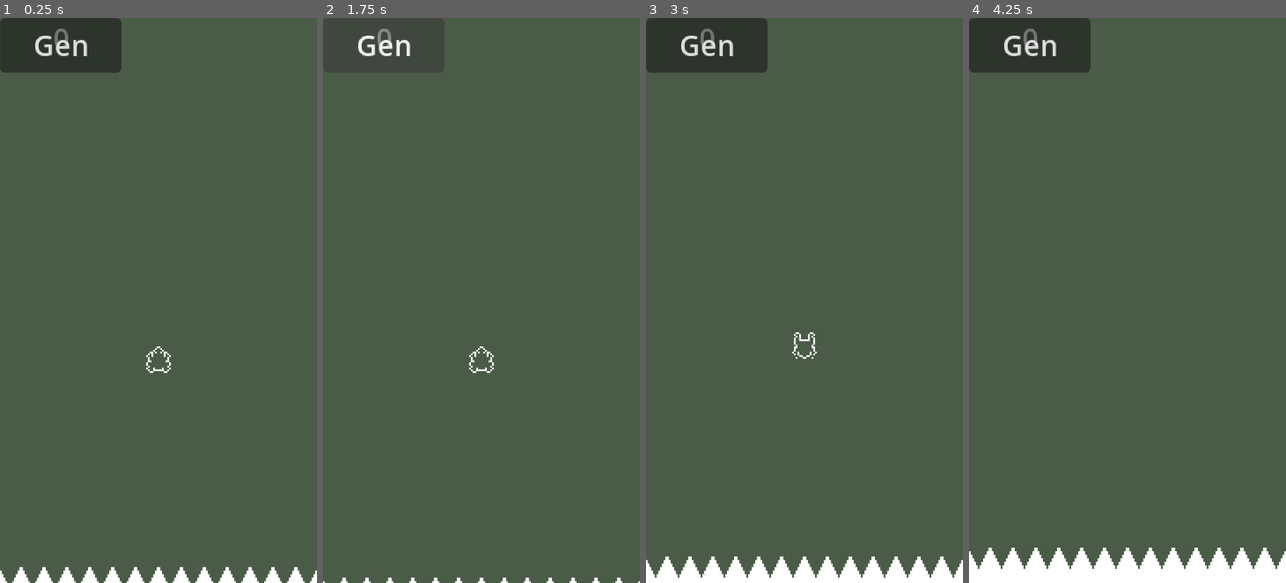
Above: before the commit, frames 1-4 (left to right).
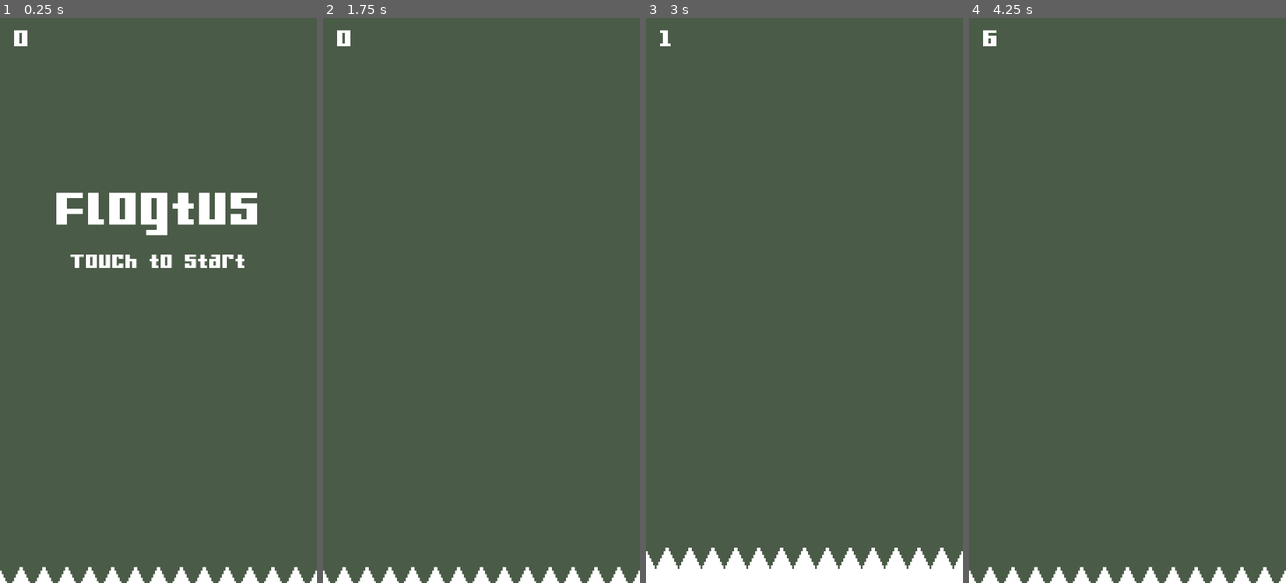
Above: after the commit, the same moments.

Repository: DGIST2023choidoyun/flogtus
Game: Godot game, scene res://Scenes/main.tscn
The game is run twice, just before and just after one commit, with the same random seed, the same clock (stepped at 60 frames per second) and the same inputs.
Inputs (mouse positions are in pixels of both pictures, inside the frame that each line leads up to):
- Up to frame 1 (0.25 s): no input
- Up to frame 2 (1.75 s): click (383, 46) at 0.5 s, where only the run before the commit has a clickable "Gen"; click (383, 46) at 1.25 s, where only the run before the commit has a clickable "Gen"
- Up to frame 3 (3 s): click (706, 46) at 2 s, where only the run before the commit has a clickable "Gen"; move the mouse to (874, 272) at 2.77 s; tap Space (Jump) at 2.85 s; click (874, 272) at 2.92 s
- Up to frame 4 (4.25 s): tap Space (Jump) at 3.02, 3.32, 3.6, 3.77, 4.07 s; move the mouse to (1064, 328) at 3.52 s; click (1064, 328) at 3.67 s

The runs differ from the first frame. In frame 1, 7.0% of the frame differs, in the area x 0-82%, y 0-63%; in frame 2, 1.7%; in frame 3, 5.5%; in frame 4, 7.1%, in the area x 0-100%, y 0-100%.

Commit message:
lotus flower unbloom에 따른 frog drown

Diff:
--- a/Objects/frog.tscn
+++ b/Objects/frog.tscn
@@ -150,11 +150,12 @@
 "speed": 5.0
 }]
 
-[sub_resource type="CircleShape2D" id="CircleShape2D_iu3x8"]
-radius = 2.0
+[sub_resource type="CapsuleShape2D" id="CapsuleShape2D_1lrn2"]
+radius = 3.0
+height = 8.0
 
 [sub_resource type="RectangleShape2D" id="RectangleShape2D_kuh1s"]
-size = Vector2(120, 200)
+size = Vector2(180, 320)
 
 [node name="Frog" type="Area2D"]
 z_index = 10
@@ -170,7 +171,8 @@
 
 [node name="Shape" type="CollisionShape2D" parent="."]
 position = Vector2(0, 5)
-shape = SubResource("CircleShape2D_iu3x8")
+rotation = 1.5708
+shape = SubResource("CapsuleShape2D_1lrn2")
 
 [node name="VisibleOnScreenNotifier2D" type="VisibleOnScreenNotifier2D" parent="."]
 position = Vector2(-3.57628e-07, -8.9407e-08)
@@ -178,13 +180,14 @@
 
 [node name="CanvasLayer" type="CanvasLayer" parent="."]
 
-[node name="TouchScreenButton" type="TouchScreenButton" parent="CanvasLayer"]
-position = Vector2(90, 220)
+[node name="TouchControl" type="TouchScreenButton" parent="CanvasLayer"]
+visible = false
+position = Vector2(90, 160)
 shape = SubResource("RectangleShape2D_kuh1s")
 action = "Jump"
 visibility_mode = 1
 
-[node name="Timer" type="Timer" parent="."]
+[node name="ChargeTimer" type="Timer" parent="."]
 one_shot = true
 
 [node name="JumpSound" type="AudioStreamPlayer2D" parent="."]
@@ -218,4 +221,5 @@
 [connection signal="animation_finished" from="Sprite" to="Sprite" method="_on_animation_finished"]
 [connection signal="frame_changed" from="Sprite" to="Sprite" method="_on_frame_changed"]
 [connection signal="landed" from="Sprite" to="." method="land"]
+[connection signal="screen_entered" from="VisibleOnScreenNotifier2D" to="." method="_on_visible_on_screen_notifier_2d_screen_entered"]
 [connection signal="screen_exited" from="VisibleOnScreenNotifier2D" to="." method="_on_visible_on_screen_notifier_2d_screen_exited"]
--- a/Scenes/main.tscn
+++ b/Scenes/main.tscn
@@ -3,10 +3,10 @@
 [ext_resource type="Script" uid="uid://xb8ryj8o3lqo" path="res://scripts/setup.gd" id="1_85g3d"]
 [ext_resource type="PackedScene" uid="uid://yrio51fdgr41" path="res://objects/generator.tscn" id="1_tipki"]
 [ext_resource type="Texture2D" uid="uid://dswphblkaqbgs" path="res://textures/waterfall_0.png" id="2_85g3d"]
+[ext_resource type="FontFile" uid="uid://c5pkff1ivm3k8" path="res://fonts/Gamer.ttf" id="2_choun"]
 [ext_resource type="Texture2D" uid="uid://crag1mdw4j5uw" path="res://textures/waterfall_1.png" id="3_choun"]
 [ext_resource type="Texture2D" uid="uid://bg61d303m86yj" path="res://textures/waterfall_2.png" id="4_ya4ey"]
 [ext_resource type="Texture2D" uid="uid://c0i2rmvjptu8l" path="res://textures/waterfall_3.png" id="5_eb6dy"]
-[ext_resource type="PackedScene" uid="uid://j0ic2piyq7ay" path="res://objects/frog.tscn" id="6_trceg"]
 [ext_resource type="Script" uid="uid://d2a82e5pgeiaj" path="res://scripts/loop_sound.gd" id="7_a8y0u"]
 [ext_resource type="AudioStream" uid="uid://xu02mja4elkg" path="res://sounds/waterfall.wav" id="8_jkv2x"]
 
@@ -32,7 +32,7 @@
 }],
 "loop": true,
 "name": &"default",
-"speed": 7.0
+"speed": 10.0
 }]
 
 [node name="Main" type="Node"]
@@ -41,17 +41,57 @@
 [node name="UI" type="CanvasLayer" parent="."]
 layer = 10
 
-[node name="Label" type="Label" parent="UI"]
-offset_right = 40.0
-offset_bottom = 23.0
+[node name="Score" type="Label" parent="UI"]
+offset_left = 8.0
+offset_right = 48.0
+offset_bottom = 19.0
+theme_override_fonts/font = ExtResource("2_choun")
+theme_override_font_sizes/font_size = 24
 text = "0"
-horizontal_alignment = 2
 
-[node name="Button" type="Button" parent="UI"]
-offset_right = 69.0
-offset_bottom = 19.0
-focus_mode = 0
-text = "Gen"
+[node name="Screen" type="Control" parent="UI"]
+layout_mode = 3
+anchors_preset = 15
+anchor_right = 1.0
+anchor_bottom = 1.0
+grow_horizontal = 2
+grow_vertical = 2
+
+[node name="Title" type="Label" parent="UI/Screen"]
+layout_mode = 1
+anchors_preset = 8
+anchor_left = 0.5
+anchor_top = 0.5
+anchor_right = 0.5
+anchor_bottom = 0.5
+offset_left = -58.5
+offset_top = -75.0
+offset_right = 58.5
+offset_bottom = -37.0
+grow_horizontal = 2
+grow_vertical = 2
+theme_override_fonts/font = ExtResource("2_choun")
+theme_override_font_sizes/font_size = 48
+text = "Flogtus"
+
+[node name="Touch to Start" type="Label" parent="UI/Screen"]
+layout_mode = 1
+anchors_preset = 8
+anchor_left = 0.5
+anchor_top = 0.5
+anchor_right = 0.5
+anchor_bottom = 0.5
+offset_left = -60.5
+offset_top = -35.5
+offset_right = 60.5
+offset_bottom = -12.5
+grow_horizontal = 2
+grow_vertical = 2
+theme_override_fonts/font = ExtResource("2_choun")
+theme_override_font_sizes/font_size = 20
+text = "Touch to Start"
+horizontal_alignment = 1
+vertical_alignment = 1
 
 [node name="Generator" parent="." instance=ExtResource("1_tipki")]
 
@@ -67,14 +107,10 @@
 shape = SubResource("WorldBoundaryShape2D_8gbba")
 
 [node name="Waterfall" type="AnimatedSprite2D" parent="."]
-z_index = 100
 position = Vector2(90, 310)
 sprite_frames = SubResource("SpriteFrames_6bp64")
 autoplay = "default"
-frame_progress = 0.781981
-
-[node name="Frog" parent="." instance=ExtResource("6_trceg")]
-position = Vector2(90, 192)
+frame_progress = 0.0950634
 
 [node name="WaterfallSound" type="Node2D" parent="."]
 script = ExtResource("7_a8y0u")
@@ -96,5 +132,5 @@
 wait_time = 0.3
 autostart = true
 
-[connection signal="button_down" from="UI/Button" to="Generator" method="start_generation"]
+[connection signal="gui_input" from="UI/Screen" to="." method="_on_screen_gui_input"]
 [connection signal="timeout" from="WaterfallSound/Timer" to="WaterfallSound" method="_on_timer_timeout"]
--- a/Scripts/frog.gd
+++ b/Scripts/frog.gd
@@ -1,18 +1,27 @@
 extends Area2D
+class_name Frog
 
 const max_dist: float = 100.0
 const charge_full: float = 1.0
 
 var on_floor: bool = true
 #var charging: bool = false
+#var can_jump: bool = false
 
 var pad_name: String = ""
 
+static var instance: Frog = null # singleton
+
 func _ready() -> void:
-	$Timer.wait_time = charge_full
+	$ChargeTimer.wait_time = charge_full
+
+	if instance != null:
+		queue_free()
+	else:
+		instance = self
 
 func _process(_delta: float) -> void:
-	var charged: float = charge_full - $Timer.time_left
+	var charged: float = charge_full - $ChargeTimer.time_left
 	var dest: Vector2 = Vector2.UP * charged / charge_full * max_dist
 
 	$LandPoint.position = dest
@@ -21,14 +30,13 @@
 	if not on_floor:
 		return
 	elif Input.is_action_just_pressed(&"Jump"):
-		$Timer.start()
+		$ChargeTimer.start()
 		set_process(true)
 		$LandPoint.show()
 
 		$Sprite.ready_animate()
-
 	elif Input.is_action_just_released(&"Jump"):
-		var charged: float = charge_full - $Timer.time_left
+		var charged: float = charge_full - $ChargeTimer.time_left
 		var pos_tween: Tween = create_tween()
 		var tween_time: float = charged * 0.4
 
@@ -40,21 +48,19 @@
 		set_process(false)
 
 		# 타이머 초기화
-		$Timer.wait_time = charge_full
+		$ChargeTimer.wait_time = charge_full
 
 		# 애니메이션 설정
 		$Sprite.jump_animate(1.0 / tween_time)
 
 		#플래그 설정
 		on_floor = false
+		pad_name = ""
 
 func land() -> void:
 	var floating: Node2D = self.get_overlapping_bodies().pop_back()
-
 	if floating == null:
-		game_over()
-
-		$Sprite.drown_animate()
+		drown()
 		return
 
 	var local_pos: Vector2 = floating.to_local(self.global_position)
@@ -71,8 +77,18 @@
 		Data.earn_score(floating)
 		pad_name = floating.name
 
+func drown() -> void:
+	self.reparent(get_tree().root)
+
+	$Sprite.drown_animate()
+
+	game_over()
+
 func _on_visible_on_screen_notifier_2d_screen_exited() -> void:
 	game_over()
 
+func _on_visible_on_screen_notifier_2d_screen_entered() -> void:
+	$CanvasLayer/TouchControl.show()
+
 func game_over() -> void:
 	print("game over")
--- a/Scripts/generator.gd
+++ b/Scripts/generator.gd
@@ -4,6 +4,7 @@
 var lotus_flower: PackedScene = preload("res://Objects/lotus_flower.tscn")
 
 var flow_speed: float = 0.005 # == gravity
+var is_first: bool = true
 
 func _ready() -> void:
 	self.position = Vector2.ZERO
@@ -37,5 +38,11 @@
 	pad.position = %SpawnPoint.position
 	pad.float_along_fall()
 
+	if is_first:
+		var frog: Frog = load("res://objects/frog.tscn").instantiate()
+		pad.add_child(frog)
+		is_first = false
+
+
 func random_time() -> float:
 	return Utility.rand_normal(0.5, 0.075) * 1.0 + 0.2
--- a/Scripts/loop_sound.gd
+++ b/Scripts/loop_sound.gd
@@ -1,6 +1,6 @@
 extends Node2D
 
-var player_idx = 0
+var player_idx: int = 0
 
 func _on_timer_timeout() -> void:
 	get_child(player_idx % 2).play()
--- a/Scripts/lotus_flower.gd
+++ b/Scripts/lotus_flower.gd
@@ -25,13 +25,17 @@
 func _on_timer_timeout() -> void:
 	$Sprite.play(&"default")
 
-# 26 -> 20 -> 12 -> 0
 func _on_sprite_frame_changed() -> void:
 	if $Sprite.animation == &"default":
-		match $Sprite.frame:
+		var frame: int = $Sprite.frame
+		match frame:
 			1:
 				($Shape.shape as CircleShape2D).radius = 12
 			2:
 				($Shape.shape as CircleShape2D).radius = 8
-			3:
-				$Shape.hide()
+
+		if Frog.instance != null and Frog.instance.pad_name == self.name:
+			if frame == 3:
+				Frog.instance.drown()
+			else:
+				Frog.instance.land()
--- a/Scripts/setup.gd
+++ b/Scripts/setup.gd
@@ -1,4 +1,10 @@
 extends Node
 
 func _ready() -> void:
-	Data.add_listener("score_changed", func(val: int): $UI/Label.text = "{0}".format([val]))
+	Data.add_listener("score_changed", func(val: int): $UI/Score.text = "{0}".format([val]))
+
+func _on_screen_gui_input(event: InputEvent) -> void:
+	if event is InputEventScreenTouch:
+		if not event.pressed:
+			$Generator.start_generation()
+			$UI/Screen.hide()
--- a/project.godot
+++ b/project.godot
@@ -45,6 +45,14 @@
 window/stretch/mode="canvas_items"
 window/handheld/orientation=1
 
+[file_customization]
+
+folder_colors={
+"res://objects/": "orange",
+"res://scenes/": "teal",
+"res://scripts/": "green"
+}
+
 [global_group]
 
 WaterFall=""
Binary file added: fonts/Gamer.ttf
Not shown, added: fonts/Gamer.ttf.import
